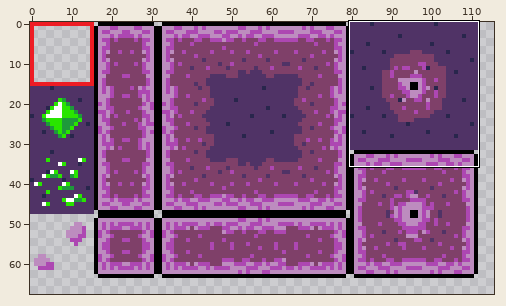
One commit to this sprite sheet: sprites/CaveTileSprite/d7843c70-b779-4eab-9711-4b8f00417973.png. The first picture is a wide view before the edit; the outline marks the close-up.
Close-up. Before:
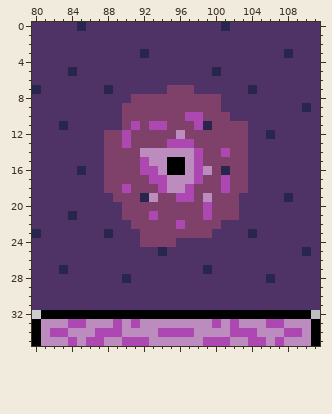
The file is 128x128 pixels. Shown: x 80..111, y 0..35. The wide view leaves out empty margins.
The same view after the edit:
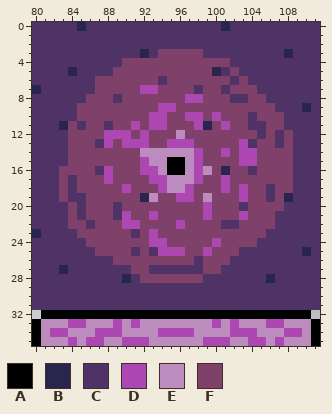
Palette (. is transparent): A #000000  B #28264c  C #503366  D #ad47b2  E #bd8cbf  F #7f4069
Change:
@@ x 80..111 @@
  2 CCCCCCCCCCCCCCCCCCCCCCCCCCCCCCCC
- 3 CCCCCCCCCCCCBCCCCCCCCCCCCCCCBCCC
- 4 CCCCCCCCCCCCCCCCCCCCCCCCCCCCCCCC
- 5 CCCCBCCCCCCCCCCCCCCCBCCCCCCCCCCC
- 6 CCCCCCCCCCCCCCCCCCCCCCCCCCCCCCCC
- 7 BCCCCCCCBCCCCCCFFFCCCCCCBCCCCCCC
- 8 CCCCCCCCCCCFFFFFFFFFFCCCCCCCCCCC
- 9 CCCCCCCCCCFFFFFFFFFFFCCCCCCCCCBC
-10 CCCCCCCCCCFFFFFFFDDFFFCCCCCCCCCC
-11 CCCBCCCCCCFDFDDFFFDBFFFFCCCCCCCC
-12 CCCCCCCCFFDFFFFFEFFFFFFFCCBCCCCC
-13 CCCCCCCCFFDFFFFDDDFFFFFFCCCCCCCC
-14 CCCCCCCCFFFFEEEEEEDFFDFFCCCCCCCC
-15 CCCCCCCCFFFFDEEAAEDFFFFFCCCCCCCC
-16 CCCCCBCCFFFFDDEAAEDEFBFFCCCCCCCC
-17 CCCCCCCCFFFFFDDEEEDFFDFFCCCCCCCC
-18 CCCCCCCCFFDFFFDEEDFFFDFFCCCCCCCC
-19 CCCCCCCCCFFFBEFFDDFEFFFCCCCCBCCC
-20 CCCCCCCCCCFFFFFFFFFDFFFCCCCCCCCC
-21 CCCCBCCCCCFFFDFFFFFDFFFCCCCCCCCC
-22 CCCCCCCCCCCFFFFFDFFFFCCCCCCCCCCC
-23 BCCCCCCCBCCCFFFFFFFFCCCCBCCCCCCC
-24 CCCCCCCCCCCCFFFFCCCCCCCCCCCCCCCC
-25 CCCCCCCCCCCCCCBCCCCCCCCCCCCCCCBC
-26 CCCCCCCCCCCCCCCCCCCCCCCCCCCCCCCC
-27 CCCBCCCCCCCCCCCCCCCBCCCCCCCCCCCC
-28 CCCCCCCCCCBCCCCCCCCCCCCCCCBCCCCC
+ 3 CCCCCCCCCCCCBCFFFFFCCCCCCCCCBCCC
+ 4 CCCCCCCCCCFFFFFFFFFFFFCCCCCCCCCC
+ 5 CCCCBCCCCFFFFFFFFFFFBCFCCCCCCCCC
+ 6 CCCCCCCFFFFFFFCFFFFFFFCFCCCCCCCC
+ 7 BCCCCCCFFFFFDDFFFFCFFCFFFCCCCCCC
+ 8 CCCCCCFFFCFFFFFFFDDFFFCCFFCCCCCC
+ 9 CCCCCFFFFFFFFFDDFFFFFFFFFFFCCCBC
+10 CCCCCFFFFFFFFDDFFDDFDFFFCFFFCCCC
+11 CCCBFCFFCFFDFDDFFFDBFDFFCCFFCCCC
+12 CCCCFFFFDDDFDFFFEFFFFFFFFCFCFCCC
+13 CCCCFFFCDFDDDFFDDDFFFFFDCFFCFCCC
+14 CCCCFFFFFFFFEEEEEEDFFDFDDFFFFCCC
+15 CCCCFFFFFFFFDEEAAEDFFFFDDFFFFCCC
+16 CCCFFFFCDFFFDDEAAEDEFBFFCFFFFCCC
+17 CCCFCFFFDFFFFDDEEEDFFDFFFFFFFCCC
+18 CCCFCFFFFFDFFFDEEDFFFDFDFFCFFCCC
+19 CCCFCCFFFFFFBEFFDDFEFFFDFFCFBCCC
+20 CCCCFCFFFCFFFFFFFFFDFFFCFFFFCCCC
+21 CCCCFCFFFCDFFDFFFFFDFFFDFFFCCCCC
+22 CCCCFFCFFFDDFFFFDFFFFCCFFFFCCCCC
+23 BCCCCFFFFFFCFDFFFFFFFFFFFFCCCCCC
+24 CCCCCCFFFFFFFDDFFFFFDFFFFCCCCCCC
+25 CCCCCCCFFFFCFCDDDFFDFFFCCCCCCCBC
+26 CCCCCCCCCFFFFFFFFFCFFFCCCCCCCCCC
+27 CCCBCCCCCCCFFCCCCCCFFCCCCCCCCCCC
+28 CCCCCCCCCCBCFFFFFFFCCCCCCCBCCCCC
 29 CCCCCCCCCCCCCCCCCCCCCCCCCCCCCCCC
Pixel boxes of the changes (left, top, right, bottom) in both close-ups:
changed: (59, 49, 293, 283)
